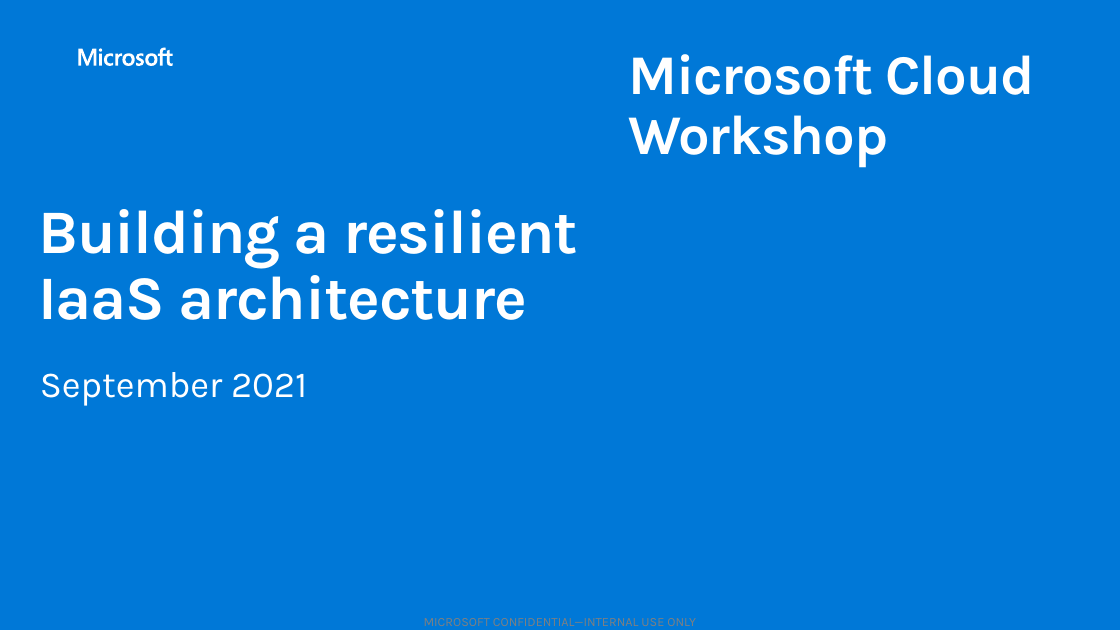
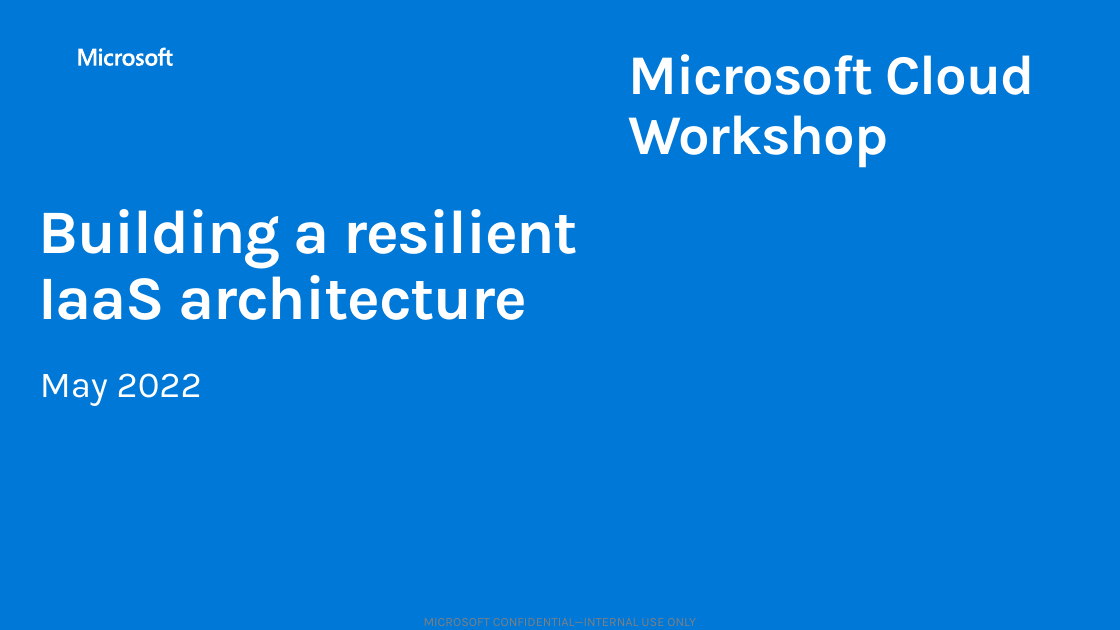
Before and after one commit to yungchou/contoso.insurance, a slide deck: slide 1 of Whiteboard design session/WDS trainer presentation - Building a resilient IaaS architecture.pptx. Drawn at 1120x630 pixels with LibreOffice and Linux fonts; fonts in the diff are those of the drawing; background and template pictures are left out. Boxes give left, top, right and bottom in pixels: in the first picture for what was removed or moved away, otherwise in the second. Text is boxed around its words. In the diff, an @@ line names an element or a change of style, - is before the commit and + after.

```diff
--- a/Whiteboard design session/WDS trainer presentation - Building a resilient IaaS architecture.pptx
+++ b/Whiteboard design session/WDS trainer presentation - Building a resilient IaaS architecture.pptx
@@ text at (40,373,202,406): text changed @@
-September 2021
+May 2022
```
Also in this commit, not shown: 4 other files.
